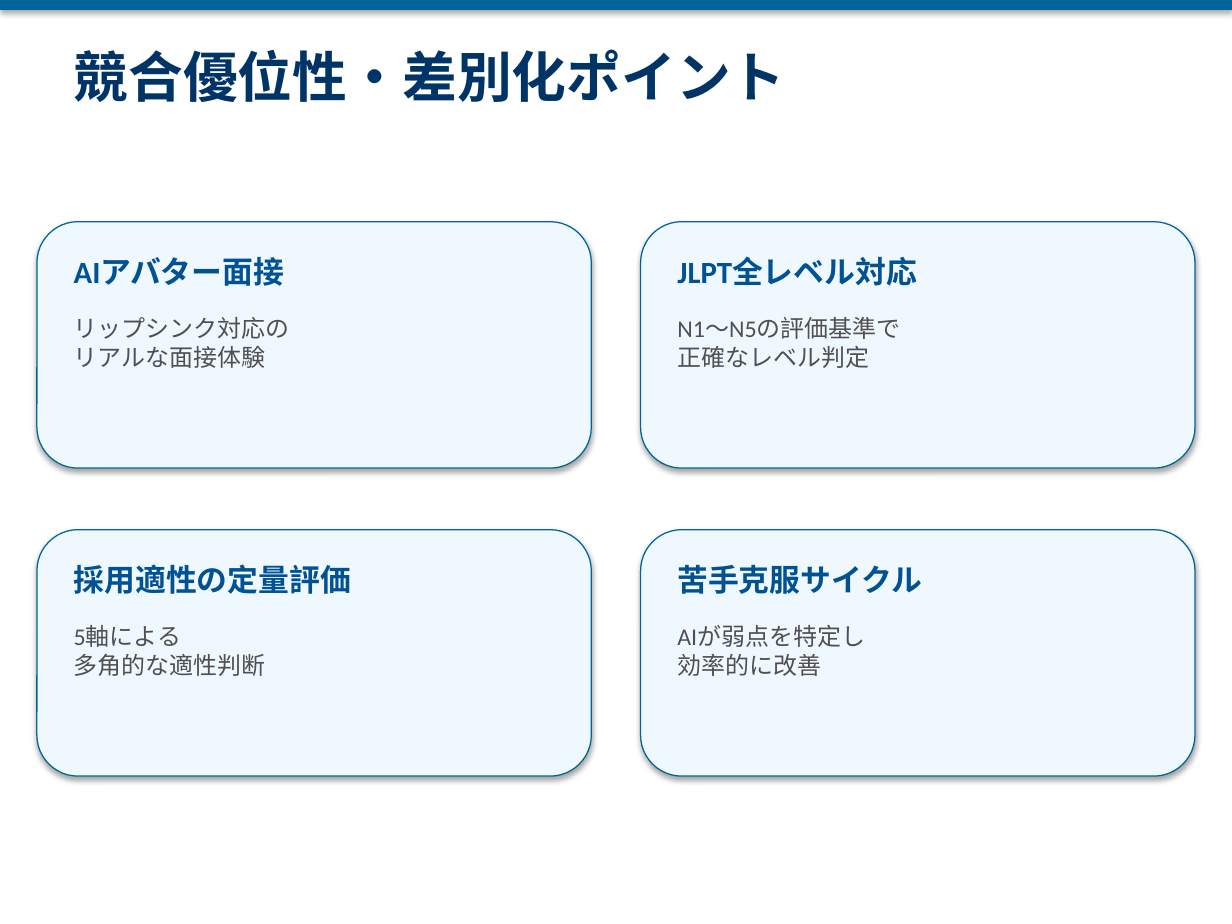
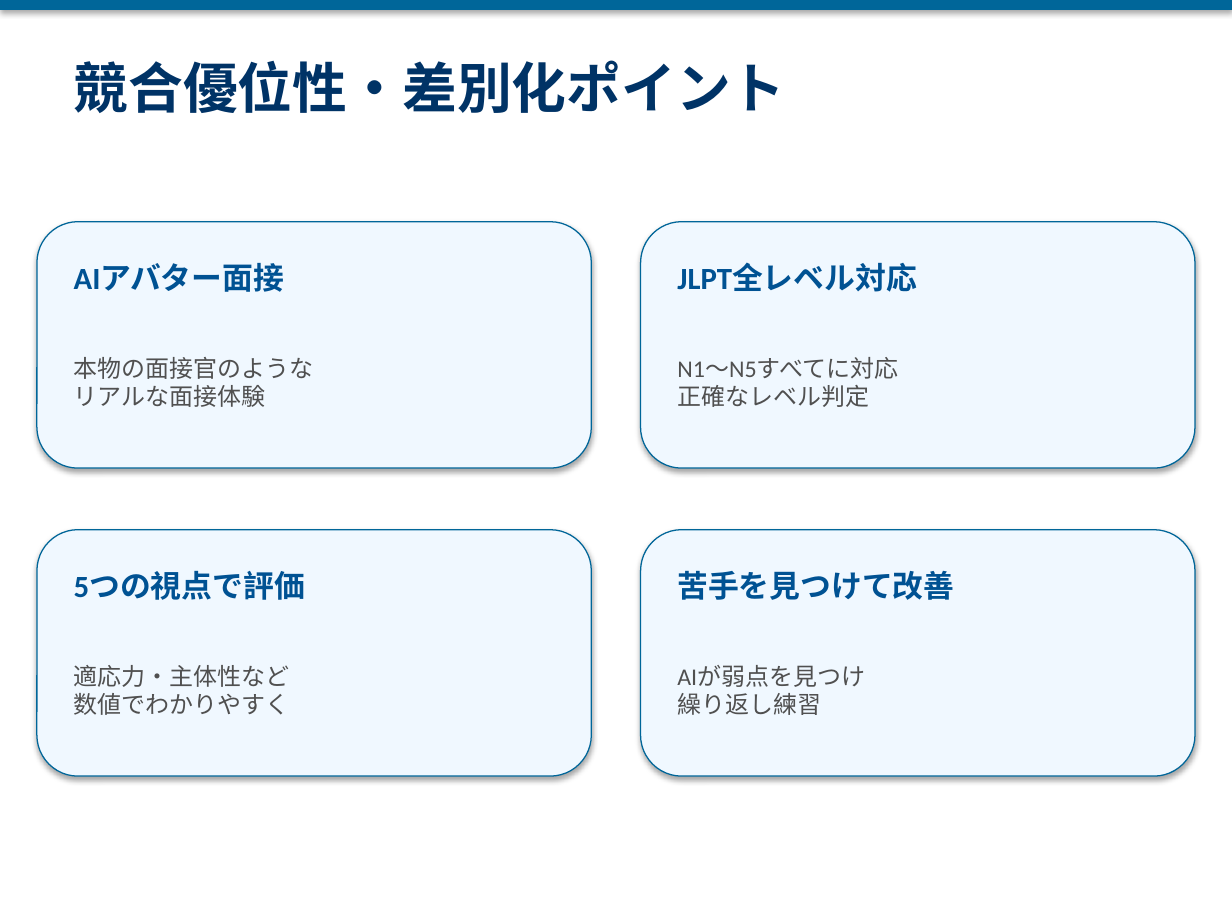
Before and after one commit to yoshidasendai115/ai-interview, a slide deck: slide 12 of docs/プレゼン資料/AI面接プラットフォーム_投資家向け.pptx (slide 11 before the commit). Drawn at 1232x924 pixels with LibreOffice and Linux fonts; fonts in the diff are those of the drawing. Boxes give left, top, right and bottom in pixels: in the first picture for what was removed or moved away, otherwise in the second. Text is boxed around its words. In the diff, an @@ line names an element or a change of style, - is before the commit and + after.

Commit message:
feat: 学習ステップテンプレートJSONとドキュメント・UI更新
- backend/app/data/seed/learning_step_templates.json を新規作成
  - 汎用テンプレート（4ステップ）
  - 業界別テンプレート7件（6ステップ）
- 12_面接フロー制御.md にデータソース参照を追加
- 画面設計書DrawIO/PNG更新（学習計画、分析画面等）
- ER図、画面遷移図の更新
- PoC: 固定質問セット、回答サンプル追加

```diff
--- a/docs/プレゼン資料/AI面接プラットフォーム_投資家向け.pptx
+++ b/docs/プレゼン資料/AI面接プラットフォーム_投資家向け.pptx
@@ text at [74, 357, 314, 407]: text changed @@
-リップシンク対応の
-リアルな面接体験
+本物の面接官のような
+リアルな面接体験
@@ text at [677, 357, 898, 407]: text changed @@
-N1〜N5の評価基準で
-正確なレベル判定
+N1〜N5すべてに対応
+正確なレベル判定
@@ text at [74, 571, 305, 600]: text changed @@
-採用適性の定量評価
+5つの視点で評価
@@ text at [677, 570, 954, 600]: text changed @@
-苦手克服サイクル
+苦手を見つけて改善
@@ vertical alignment top to middle in 9 elements at [74, 60, 786, 113], [74, 263, 284, 292], [677, 263, 917, 292], [677, 357, 898, 407], [74, 357, 314, 407], [74, 571, 305, 600], [74, 665, 290, 715], [677, 570, 954, 600], [677, 665, 865, 715] @@
@@ text at [74, 665, 290, 715]: text changed @@
-5軸による
-多角的な適性判断
+適応力・主体性など
+数値でわかりやすく
@@ text at [677, 665, 865, 715]: text changed @@
-AIが弱点を特定し
-効率的に改善
+AIが弱点を見つけ
+繰り返し練習
```
Also in this commit, not shown: 16 other slides changed, 2 slides added, 54 other files.
